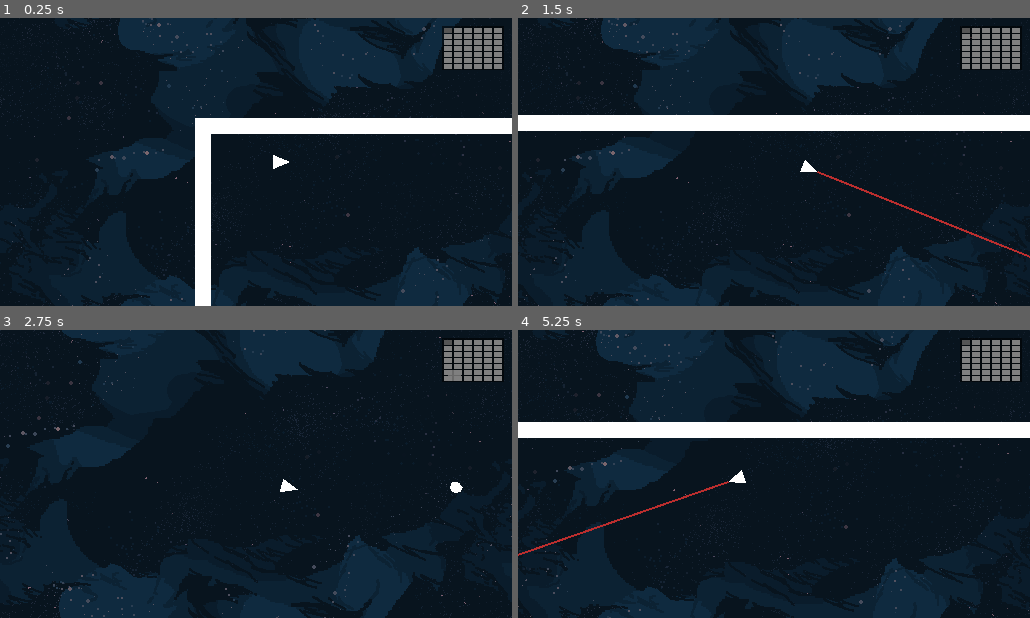
Above: before the commit, frames 1-4 (two rows, left to right).
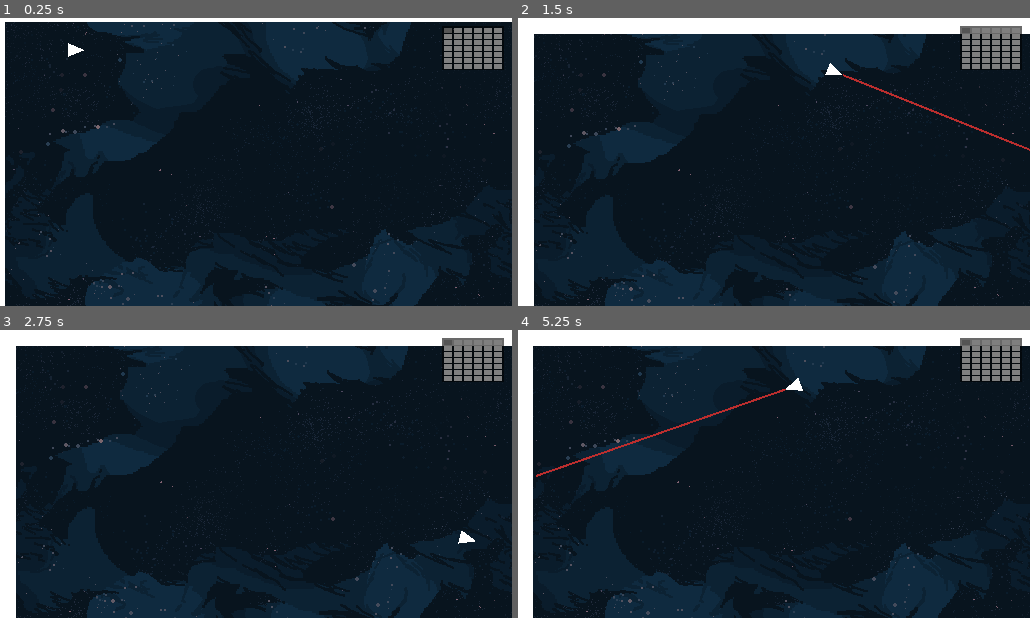
Above: after the commit, the same moments.

Repository: boukew99/godot_wild_jam_34
Game: Godot game, scene res://physics/2d/game.tscn
Two runs of this game, one before a commit and one after it. Both use one fixed random seed, a clock stepped at 60 frames per second and the inputs below. This scene is started directly instead of the project's main scene.
Inputs:
- Up to frame 1 (0.25 s): no input
- Up to frame 2 (1.5 s): hold Right (right) 0.53-1.28 s; hold Z (laser) 0.53-1.28 s; hold Down (down) from 1.28 s (still down); tap Z (laser) at 1.35 s
- Up to frame 3 (2.75 s): release Down (down) at 2.03 s; hold Right (right) from 2.03 s (still down); hold Z (laser) from 2.03 s (still down)
- Up to frame 4 (5.25 s): release Right (right) at 2.78 s; release Z (laser) at 2.78 s; hold Up (up) 2.78-3.53 s; tap Z (laser) at 2.85, 4.35 s; hold Z (laser) 3.53-4.28 s; hold Left (left) 3.53-5.03 s; hold Down (down) from 5.03 s (still down); hold Z (laser) from 5.03 s (still down)

The runs differ from the first frame. In frame 1, 16% of the frame differs, in the area x 0-100%, y 0-100%; in frame 2, 19%; in frame 3, 14%; in frame 4, 18%.

Commit message:
oops gridcam on

Diff:
--- a/godot_wild_jam_34/physics/2d/space_ship.tscn
+++ b/godot_wild_jam_34/physics/2d/space_ship.tscn
@@ -16,6 +16,7 @@
 [node name="GridCamera2D" type="Camera2D" parent="." groups=[
 "camera",
 ]]
+current = true
 smoothing_enabled = true
 script = ExtResource( 1 )
 
@@ -24,10 +25,6 @@
 
 [node name="Polygon2D" type="Polygon2D" parent="."]
 polygon = PoolVector2Array( 10, 0, -7, -7, -7, 7 )
-
-[node name="Camera2D" type="Camera2D" parent="."]
-current = true
-smoothing_enabled = true
 
 [node name="Laser" type="Position2D" parent="."]
 position = Vector2( 10, 0 )
